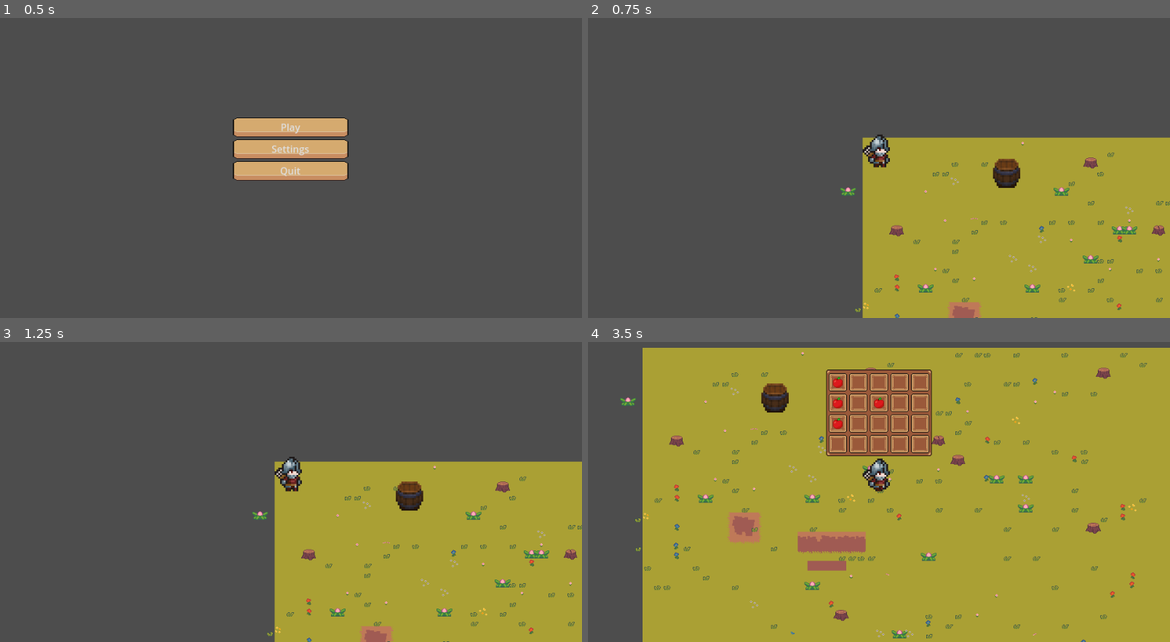
Above: before the commit, frames 1-4 (two rows, left to right).
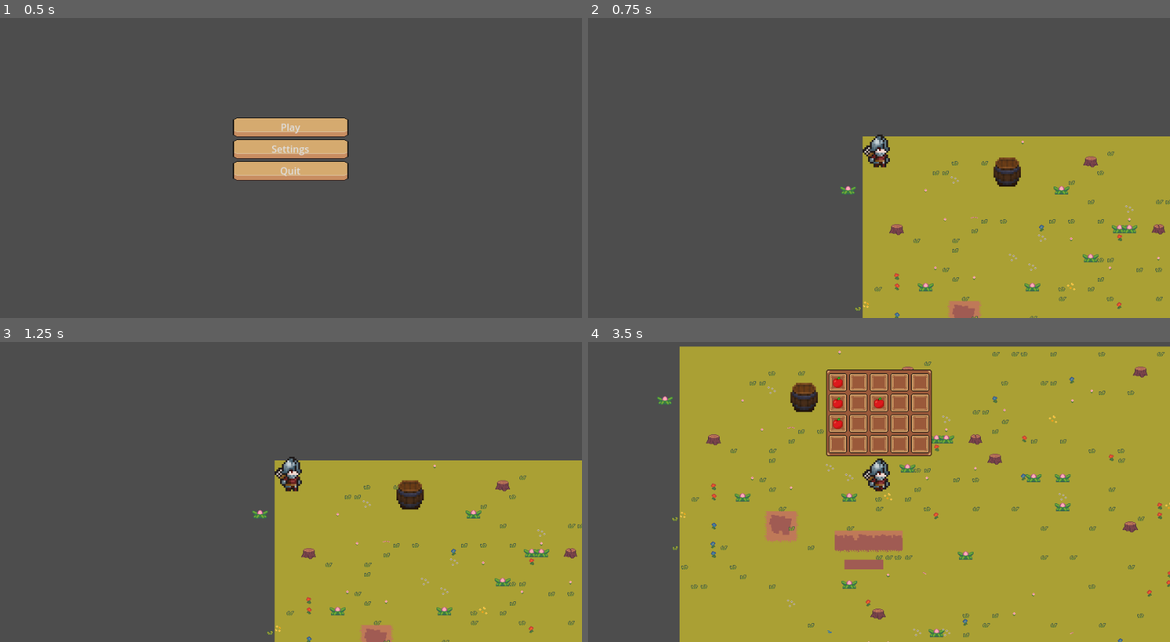
Above: after the commit, the same moments.

Repository: capt-jack00/GameOff2025
Game: Godot game, scene res://scenes/main_menu.tscn
Two runs of this game, one before a commit and one after it. Both use one fixed random seed, a clock stepped at 60 frames per second and the inputs below.
Inputs (mouse positions are in pixels of both pictures, inside the frame that each line leads up to):
- Up to frame 1 (0.5 s): no input
- Up to frame 2 (0.75 s): click "Play" at 0.5 s
- Up to frame 3 (1.25 s): no input
- Up to frame 4 (3.5 s): move the mouse to (1007, 462) at 1.27 s; hold D (move_right) 1.28-2.03 s; click (1007, 462) at 1.35 s; move the mouse to (762, 495) at 2.02 s; hold S (move_down) 2.03-2.78 s; tap Tab (open_inv) at 2.1 s; move the mouse to (937, 408) at 2.77 s; hold D (move_right) from 2.78 s (still down); click (937, 408) at 2.85 s

Frame 1 is identical in both runs. In frame 2, 1.7% of the frame differs, in the area x 43-100%, y 39-100%; in frame 3, 1.7%; in frame 4, 14%, in the area x 5-100%, y 1-100%.

Commit message:
Fixed world border

Diff:
--- /dev/null
+++ b/scenes/World_border.tscn
@@ -0,0 +1,7 @@
+[gd_scene format=3 uid="uid://ddxxdvt7v6g6j"]
+
+[node name="WorldBorder" type="StaticBody2D"]
+
+[node name="CollisionPolygon2D" type="CollisionPolygon2D" parent="."]
+build_mode = 1
+polygon = PackedVector2Array(0, 0, 960, 0, 960, 545, 0, 545, 0, 0)
--- a/scenes/area_2d.tscn
+++ /dev/null
@@ -1,6 +0,0 @@
-[gd_scene load_steps=0 format=3 uid="uid://ddxxdvt7v6g6j"]
-
-[node name="WorldBorder" type="StaticBody2D"]
-
-[node name="CollisionPolygon2D" type="CollisionPolygon2D" parent="."]
-polygon = PackedVector2Array(1, -2, 959, 0, 963, 541, -1, 543, 0, 1, -2, 1, -10, 605, 974, 601, 1004, -40, -14, -37, -11, -3, 0, 1)
--- a/scenes/barrel.tscn
+++ b/scenes/barrel.tscn
@@ -15,9 +15,7 @@
 script = ExtResource("1_ptqd7")
 
 [node name="CollisionShape2D" type="CollisionShape2D" parent="."]
-position = Vector2(0, -1)
 shape = SubResource("RectangleShape2D_n8wf6")
-disabled = true
 debug_color = Color(0, 0.6, 0.7019608, 0.41960785)
 
 [node name="BarrelSprite" type="Sprite2D" parent="."]
--- a/scenes/world.tscn
+++ b/scenes/world.tscn
@@ -2,7 +2,7 @@
 
 [ext_resource type="Texture2D" uid="uid://qdxekrrtfc6h" path="res://art/map/ground/ground.png" id="1_qfnet"]
 [ext_resource type="PackedScene" uid="uid://dtd5ljfogxs3y" path="res://scenes/player.tscn" id="1_rwgxs"]
-[ext_resource type="PackedScene" uid="uid://ddxxdvt7v6g6j" path="res://scenes/area_2d.tscn" id="2_4wyf3"]
+[ext_resource type="PackedScene" uid="uid://ddxxdvt7v6g6j" path="res://scenes/World_border.tscn" id="2_4wyf3"]
 [ext_resource type="Texture2D" uid="uid://d3gxb6fogbd52" path="res://art/map/plants/bush.png" id="2_i7141"]
 [ext_resource type="PackedScene" uid="uid://n8615qki52vw" path="res://scenes/barrel.tscn" id="2_k0juu"]
 [ext_resource type="Texture2D" uid="uid://dinpdldlqmg7j" path="res://art/map/plants/grass.png" id="3_4mrxx"]
@@ -339,6 +339,7 @@
 position = Vector2(243, 60)
 
 [node name="Player" parent="." instance=ExtResource("1_rwgxs")]
+position = Vector2(2, 2)
 
 [node name="Camera2D" type="Camera2D" parent="Player"]
 
--- a/scripts/player.gd
+++ b/scripts/player.gd
@@ -55,9 +55,11 @@
 		$AnimationPlayer.play("p_attack")			#play animation of player attacking
 		$attack_hitbox/shape/StrikeSprite.visible = true		#makes strike sprite visible (sprite in front of player)
 		$attack_hitbox/shape/AnimationPlayer.play("strike")		#plays animation of strike
+
 		$attack_hitbox.monitoring = true
 		await $AnimationPlayer.animation_finished
 		$attack_hitbox.monitoring = false
+
 		$attack_hitbox/shape/StrikeSprite.visible = false
 		print("Attack!")
 
